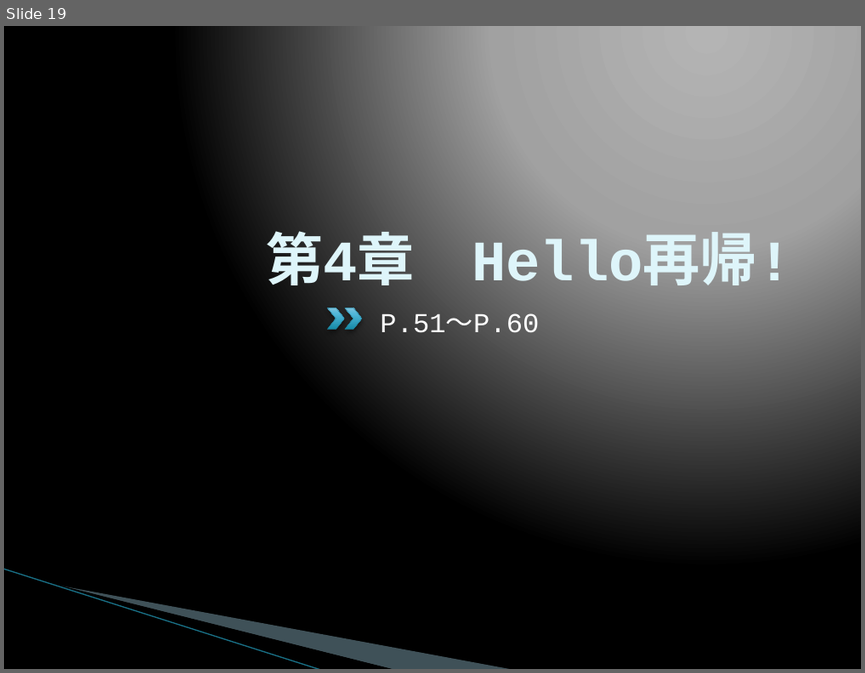
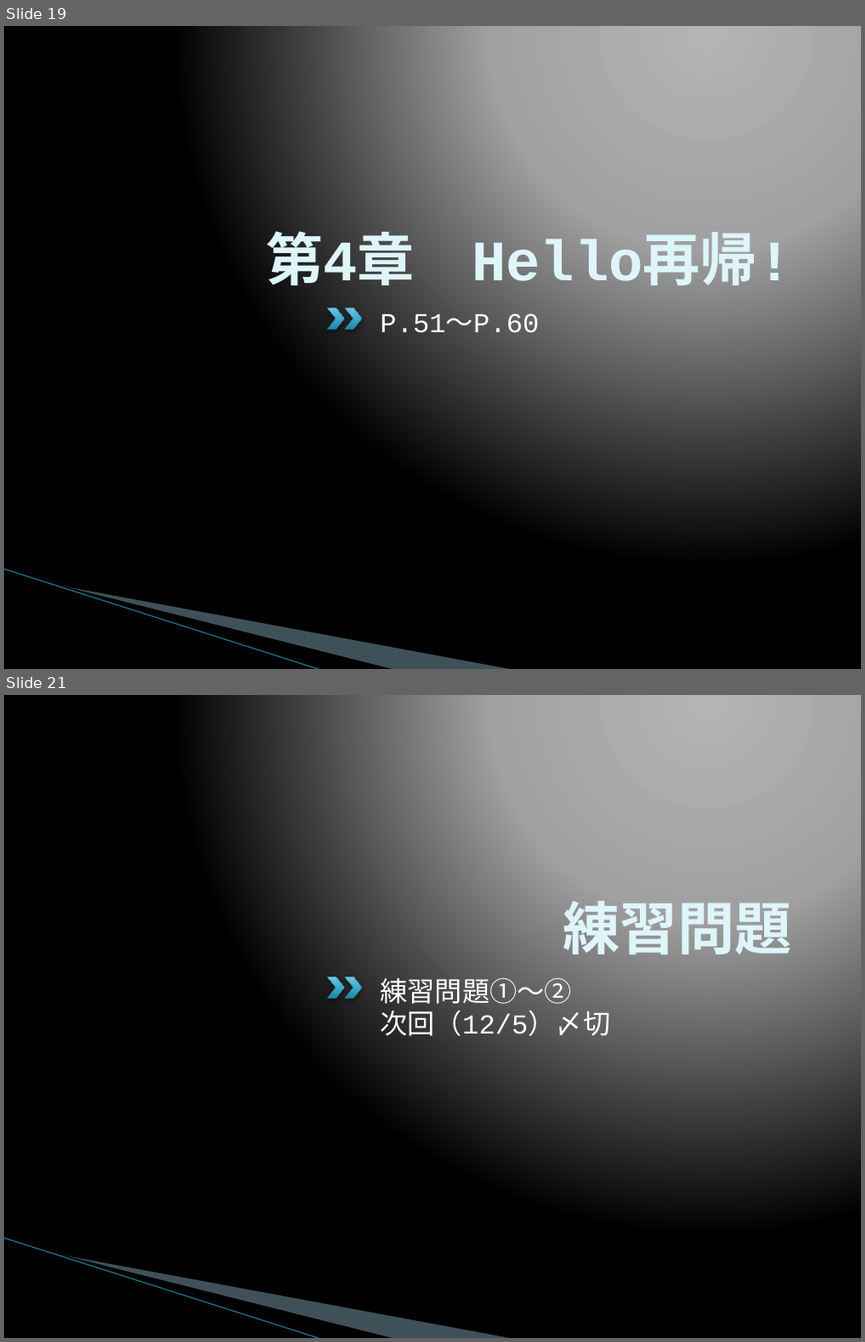
Before and after one commit to Hiroka0619/LYaHfGGreadingMIS, a slide deck: 201311/LYaHfGG2.pptx. Shown one above the other, each under a label of ours: slide 19 before the commit, slides 19 and 21 after it; the slides between them are not shown. The pictures are 865x673 and 865x1342 pixels, drawn with LibreOffice and Linux fonts; fonts in the diff are those of the drawing; background and template pictures are left out. Boxes give left, top, right and bottom in pixels: in the first picture for what was removed or moved away, otherwise in the second. Text is boxed around its words. In the diff, an @@ line names an element or a change of style, - is before the commit and + after.

```diff
--- a/201311/LYaHfGG2.pptx
+++ b/201311/LYaHfGG2.pptx
@@ slide 21 added at [4, 695, 861, 1338], background gradient #B4B4B4 to #A2A2A2 to #000000; not listed: 5 template elements that a slide beside it also shows @@
@@ title added at [563, 901, 792, 964], 48 pt, text #DEF5FA, bold @@
+練習問題
@@ text added at [380, 973, 610, 1042], 23 pt, text #FFFFFF @@
+練習問題①～②
+次回（12/5）〆切
```
Also in this commit, not shown: 4 slides changed, 2 other slides added, 1 other file.
